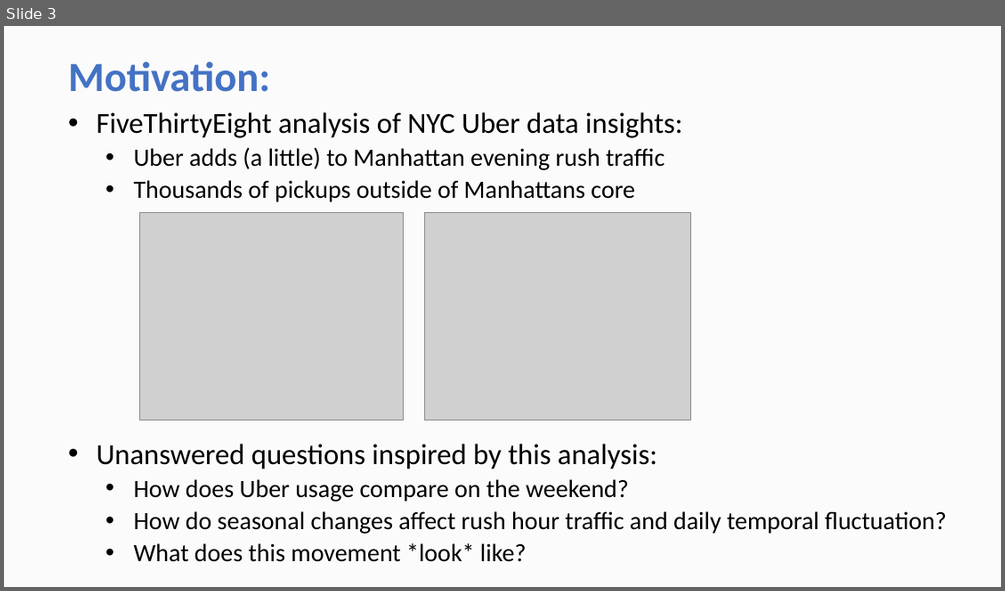
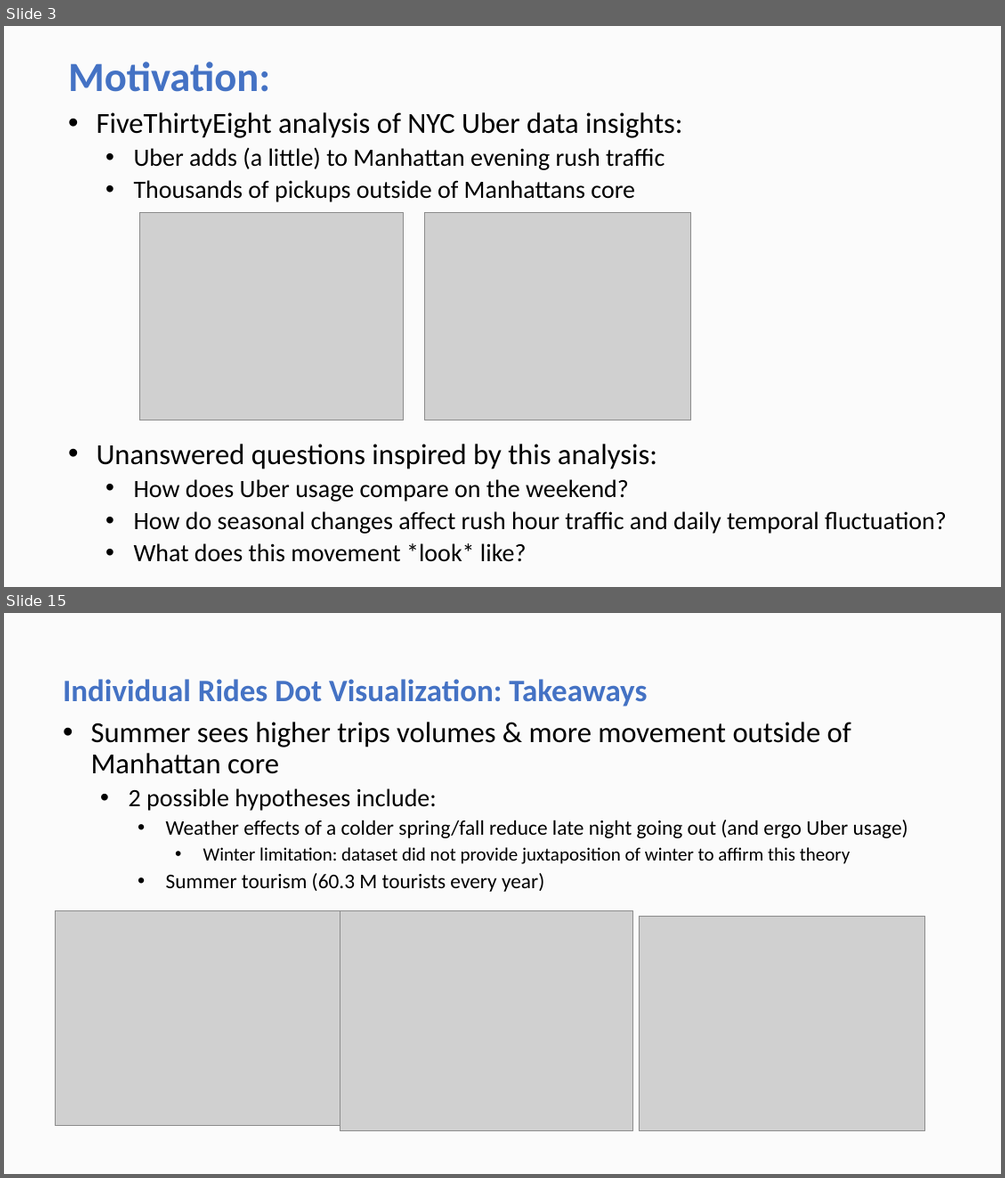
Before and after one commit to ContextLab/storytelling-with-data, a slide deck: data-stories/uber-nyc/UBER Presentation.pptx. Shown one above the other, each under a label of ours: slide 3 before the commit, slides 3 and 15 after it; the slides between them are not shown. The pictures are 1005x591 and 1005x1178 pixels, drawn with LibreOffice and Linux fonts; fonts in the diff are those of the drawing; grey boxes stand for pictures. Boxes give left, top, right and bottom in pixels: in the first picture for what was removed or moved away, otherwise in the second. Text is boxed around its words. In the diff, an @@ line names an element or a change of style, - is before the commit and + after.

Commit message:
Powerpoint graphs and images loaded

```diff
--- a/data-stories/uber-nyc/UBER Presentation.pptx
+++ b/data-stories/uber-nyc/UBER Presentation.pptx
@@ slide 15 added at bbox=[4, 613, 1001, 1174], background #FBFBFB @@
@@ title added at bbox=[63, 679, 647, 706], 30 pt, text #4472C4, bold @@
+Individual Rides Dot Visualization: Takeaways
@@ text added at bbox=[91, 722, 908, 892], 20 pt, text #000000 @@
+• Summer sees higher trips volumes & more movement outside of Manhattan core
+  • 2 possible hypotheses include:
+    • Weather effects of a colder spring/fall reduce late night going out (and ergo Uber usage)
+      • Winter limitation: dataset did not provide juxtaposition of winter to affirm this theory
+    • Summer tourism (60.3 M tourists every year)
@@ picture added at bbox=[56, 910, 342, 1126] @@
@@ picture added at bbox=[340, 910, 633, 1130] @@
@@ picture added at bbox=[639, 916, 925, 1130] @@
```
Also in this commit, not shown: 3 slides changed, 12 other slides added, 2 slides removed, 2 other files.
